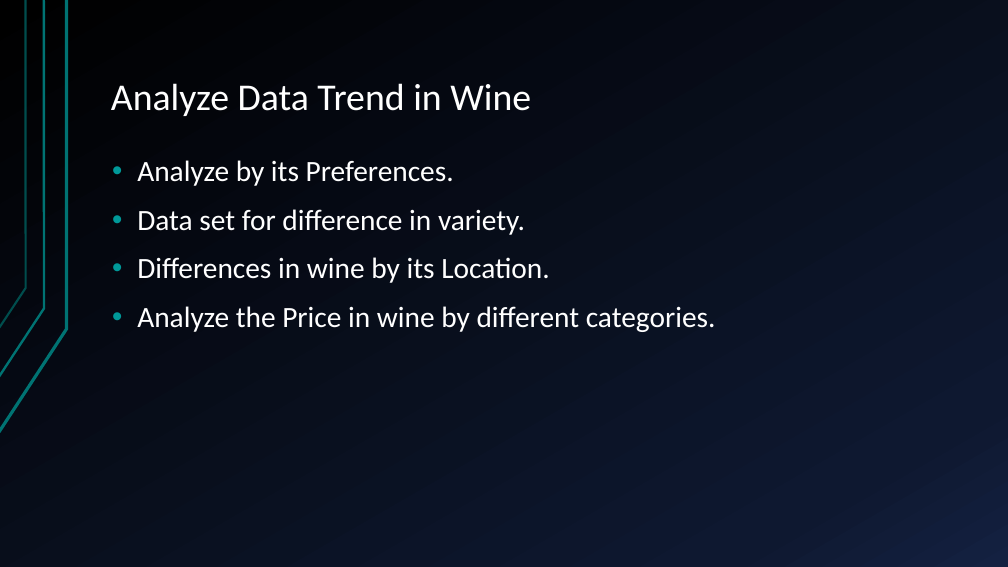
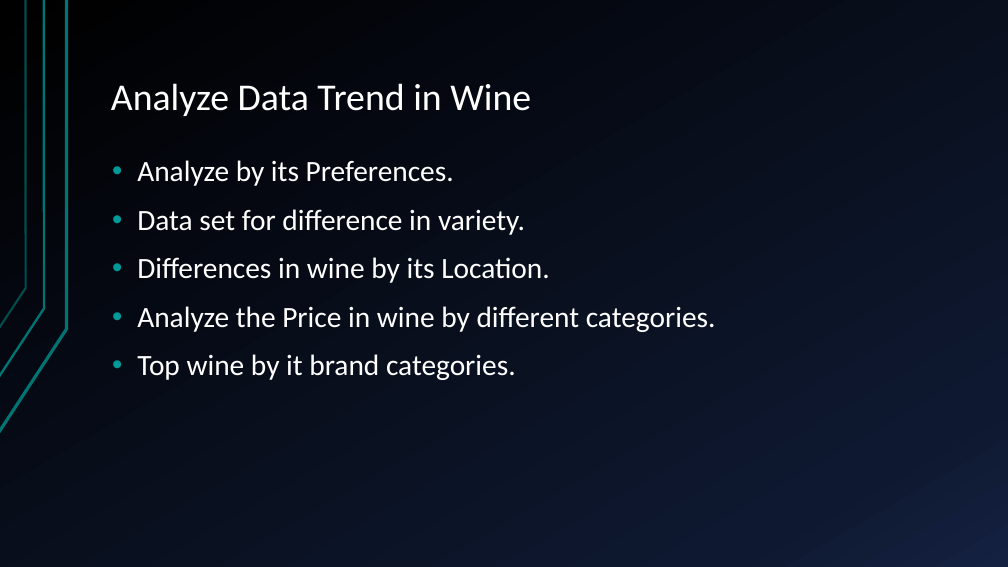
Before and after one commit to michaelweikman/WineDataAnalysis, a slide deck: slide 2 of Wine Analyze Pres.pptx. Drawn at 1008x567 pixels with LibreOffice and Linux fonts; fonts in the diff are those of the drawing. Boxes give left, top, right and bottom in pixels: in the first picture for what was removed or moved away, otherwise in the second. Text is boxed around its words. In the diff, an @@ line names an element or a change of style, - is before the commit and + after.

```diff
--- a/Wine Analyze Pres.pptx
+++ b/Wine Analyze Pres.pptx
@@ text at [137, 354, 516, 380]: paragraph added @@
+• Top wine by it brand categories.
```
Also in this commit, not shown: 1 other file.
